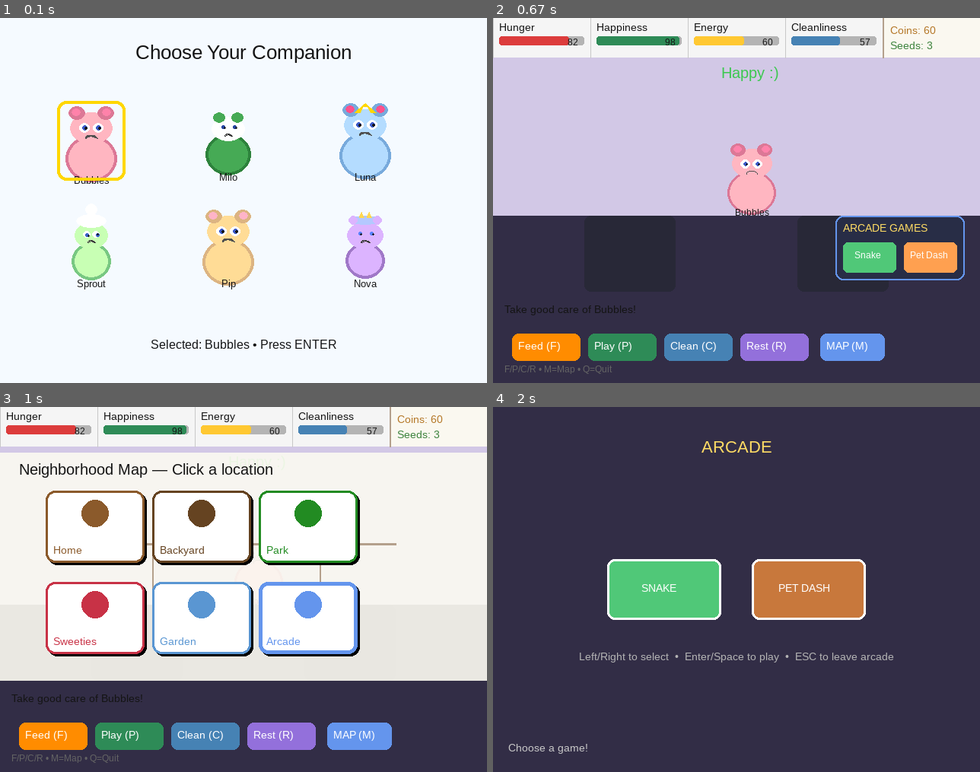
Above: before the commit, frames 1-4 (two rows, left to right).
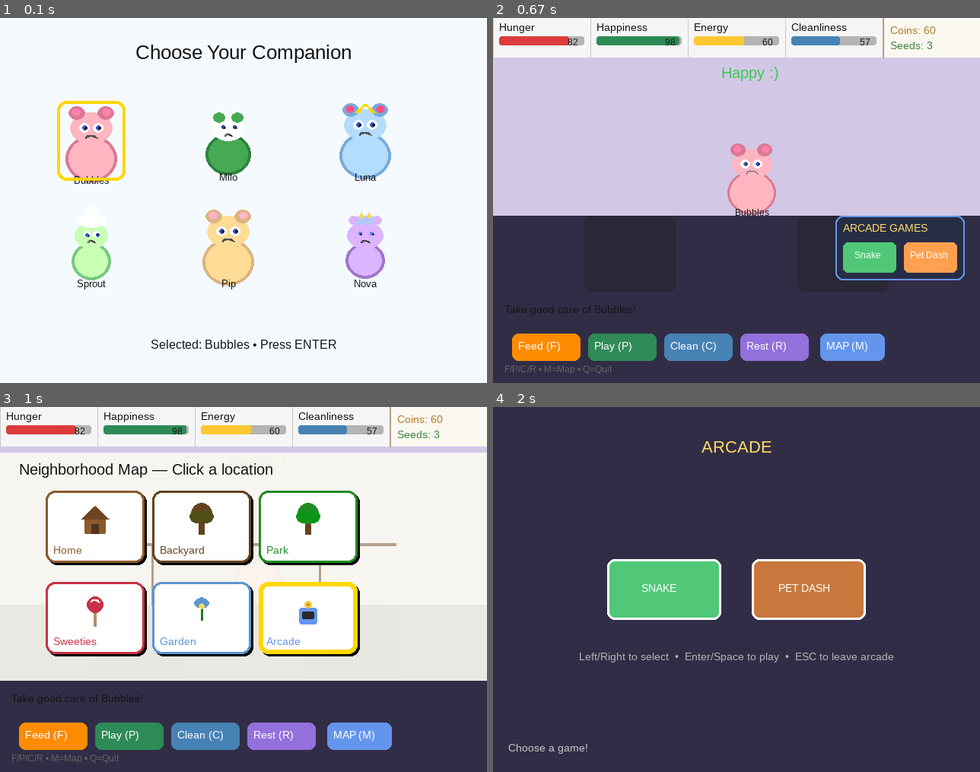
Above: after the commit, the same moments.

Repository: nickamis606/ourworld
Game: pygame game, started from main_pygame.py
Same seed, same stepped clock (60 frames per second), same inputs: the game is played once before the commit and once after it.
Inputs (mouse positions are in pixels of both pictures, inside the frame that each line leads up to):
- Up to frame 1 (0.1 s): no input
- Up to frame 2 (0.67 s): tap Enter at 0.33 s
- Up to frame 3 (1 s): click "MAP (M)" at 0.72 s
- Up to frame 4 (2 s): click (785, 669) at 1.05 s; tap C at 1.33 s; click (794, 622) at 1.72 s

Frames 1-2 are identical in both runs. In frame 3, 2.3% of the frame differs, in the area x 16-82%, y 25-68%; in frame 4, nothing differs.

Commit message:
feat: polish MapOverlay with cached panel, distinctive geometric icons (house/tree/lollipop/flower/arcade), stronger current-location highlight, and cozier visuals

Diff:
--- a/ui/map_overlay.py
+++ b/ui/map_overlay.py
@@ -2,7 +2,8 @@
 """
 MapOverlay - Reusable component for the neighborhood map overlay.
 
-Handles drawing the map background, location badges, and connecting lines.
+Improved with cached panel, distinctive geometric icons, stronger
+current-location highlighting, and cozier visual treatment.
 """
 
 import pygame
@@ -26,21 +27,22 @@
             "arcade":              {"pos": (340, 230), "name": "Arcade",     "color": (100, 149, 237), "icon": "arcade"},
         }
 
+        # Cache the semi-transparent panel once (performance + consistency)
+        self._panel = pygame.Surface((640, 300), pygame.SRCALPHA)
+        self._panel.fill((250, 248, 240, 235))
+
     def draw(self, surface, current_location: str):
-        """Draw the full map overlay."""
-        # Semi-transparent background
-        overlay = pygame.Surface((640, 300), pygame.SRCALPHA)
-        overlay.fill((250, 248, 240, 235))
-        surface.blit(overlay, (0, 60))
+        """Draw the full map overlay (uses cached panel)."""
+        surface.blit(self._panel, (0, 60))
 
         # Title
         title = self.font.render("Neighborhood Map — Click a location", True, (20, 20, 20))
         surface.blit(title, (25, 70))
 
-        # Connecting path lines
-        pygame.draw.line(surface, (180, 160, 140), (120, 180), (520, 180), 3)
-        pygame.draw.line(surface, (180, 160, 140), (200, 180), (200, 260), 2)
-        pygame.draw.line(surface, (180, 160, 140), (420, 180), (420, 260), 2)
+        # Connecting path lines (slightly softer)
+        pygame.draw.line(surface, (180, 160, 140), (120, 180), (520, 180), 4)
+        pygame.draw.line(surface, (180, 160, 140), (200, 180), (200, 260), 3)
+        pygame.draw.line(surface, (180, 160, 140), (420, 180), (420, 260), 3)
 
         # Draw each location badge
         for key, data in self.locations.items():
@@ -51,21 +53,63 @@
     def _draw_location_badge(self, surface, x: int, y: int, data: dict, is_current: bool):
         rect = pygame.Rect(x, y, 130, 95)
 
-        # Shadow
-        pygame.draw.rect(surface, (0, 0, 0, 40), (x+3, y+3, 130, 95), border_radius=12)
+        # Soft shadow
+        pygame.draw.rect(surface, (0, 0, 0, 35), (x+3, y+3, 130, 95), border_radius=12)
 
         # Main badge
         draw_rounded_rect(surface, rect, (255, 255, 255), radius=12)
-        border_w = 5 if is_current else 3
-        draw_rounded_rect(surface, rect, data["color"], radius=12, width=border_w)
+        border_w = 6 if is_current else 3
+        border_color = (255, 215, 0) if is_current else data["color"]
+        draw_rounded_rect(surface, rect, border_color, radius=12, width=border_w)
 
-        # Icon (simple colored circle for now)
-        cx, cy = x + 65, y + 45
-        pygame.draw.circle(surface, data["color"], (cx, cy - 15), 18)
+        # Icon (distinctive per location)
+        cx, cy = x + 65, y + 42
+        self._draw_icon(surface, cx, cy, data["icon"], data["color"], is_current)
 
         # Name
         name_surf = self.small_font.render(data["name"], True, data["color"])
         surface.blit(name_surf, (x + 10, y + 70))
+
+    def _draw_icon(self, surface, cx: int, cy: int, icon_type: str, color, is_current: bool):
+        """Draw simple, distinctive geometric icons for each location."""
+        if icon_type == "home":
+            # House: body + roof
+            pygame.draw.rect(surface, color, (cx-14, cy-5, 28, 20), border_radius=2)
+            pygame.draw.polygon(surface, (max(0, color[0]-30), max(0, color[1]-20), max(0, color[2]-10)),
+                                [(cx-18, cy-5), (cx, cy-22), (cx+18, cy-5)])
+            # Door
+            pygame.draw.rect(surface, (80, 50, 30), (cx-5, cy+2, 10, 13))
+        elif icon_type == "backyard" or icon_type == "park":
+            # Tree
+            pygame.draw.rect(surface, (101, 67, 33), (cx-4, cy-2, 8, 18))
+            pygame.draw.circle(surface, color, (cx, cy-12), 14)
+            pygame.draw.circle(surface, (max(0, color[0]-20), min(255, color[1]+10), max(0, color[2]-10)),
+                               (cx-7, cy-8), 9)
+            pygame.draw.circle(surface, (max(0, color[0]-20), min(255, color[1]+10), max(0, color[2]-10)),
+                               (cx+7, cy-8), 9)
+        elif icon_type == "candy_shop":
+            # Lollipop
+            pygame.draw.rect(surface, (180, 140, 100), (cx-2, cy-5, 4, 22))
+            pygame.draw.circle(surface, color, (cx, cy-12), 11)
+            # Simple swirl hint
+            pygame.draw.arc(surface, (255, 255, 255), (cx-7, cy-19, 14, 14), 0.5, 2.5, 2)
+        elif icon_type == "gens_garden":
+            # Flower / plant
+            pygame.draw.line(surface, (34, 120, 34), (cx, cy+8), (cx, cy-10), 3)
+            import math
+            for angle, r in [(-30, 8), (30, 8), (0, 10)]:
+                rad = math.radians(270 + angle)
+                px = cx + int(r * math.cos(rad))
+                py = cy - 10 + int(r * math.sin(rad) * 0.6)
+                pygame.draw.circle(surface, color, (px, py), 6)
+            pygame.draw.circle(surface, (255, 220, 80), (cx, cy-10), 4)  # center
+        elif icon_type == "arcade":
+            # Simple arcade cabinet / joystick
+            pygame.draw.rect(surface, color, (cx-12, cy-8, 24, 22), border_radius=3)
+            pygame.draw.rect(surface, (40, 40, 40), (cx-8, cy-3, 16, 10), border_radius=2)
+            # Joystick nub
+            pygame.draw.circle(surface, (255, 200, 50), (cx, cy-12), 5)
+            pygame.draw.circle(surface, (200, 150, 30), (cx, cy-12), 2)
 
     def get_clicked_location(self, pos: Tuple[int, int]) -> str:
         """Return the location key that was clicked, or empty string."""
